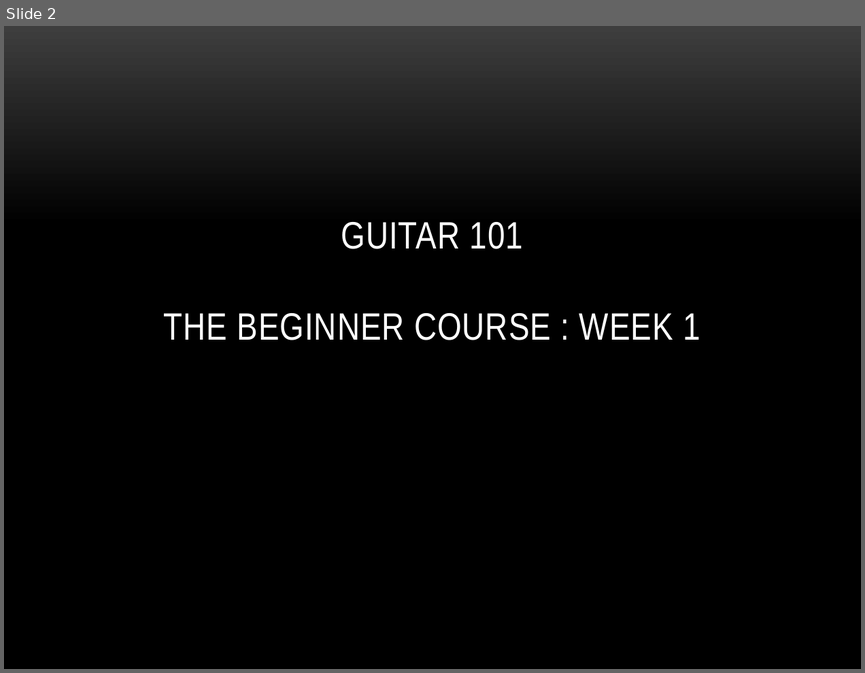
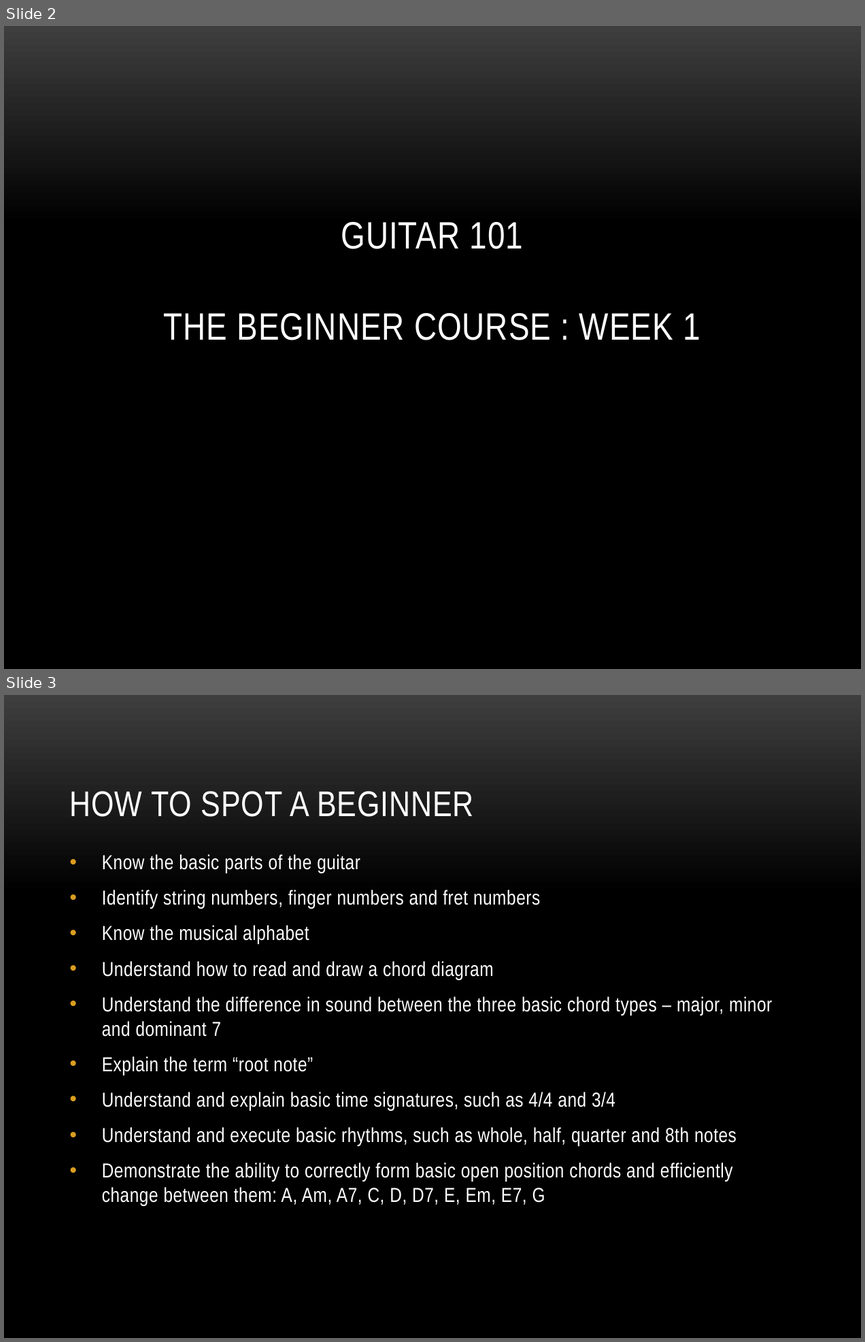
Before and after one commit to GrejSegura/datasciencecoursera, a slide deck: Assignments_Quizzes/Guitar Lessons/week 1/Week 1 v1.pptx. Shown one above the other, each under a label of ours: slide 2 before the commit, slides 2 and 3 after it. The pictures are 865x673 and 865x1342 pixels, drawn with LibreOffice and Linux fonts; fonts in the diff are those of the drawing; background and template pictures are left out. Boxes give left, top, right and bottom in pixels: in the first picture for what was removed or moved away, otherwise in the second. Text is boxed around its words. In the diff, an @@ line names an element or a change of style, - is before the commit and + after.

```diff
--- a/Assignments_Quizzes/Guitar Lessons/week 1/Week 1 v1.pptx
+++ b/Assignments_Quizzes/Guitar Lessons/week 1/Week 1 v1.pptx
@@ slide 3 added at (4,695,861,1338), background picture (left out) @@
@@ title added at (70,791,474,817), 30 pt, text #FFFFFF @@
+HOW TO SPOT A BEGINNER
@@ text added at (102,854,772,1206), 17 pt, text #FFFFFF @@
+• Know the basic parts of the guitar
+• Identify string numbers, finger numbers and fret numbers
+• Know the musical alphabet
+• Understand how to read and draw a chord diagram
+• Understand the difference in sound between the three basic chord types – major, minor and dominant 7
+• Explain the term “root note”
+• Understand and explain basic time signatures, such as 4/4 and 3/4
+• Understand and execute basic rhythms, such as whole, half, quarter and 8th notes
+• Demonstrate the ability to correctly form basic open position chords and efficiently change between them: A, Am, A7, C, D, D7, E, Em, E7, G
```
Also in this commit, not shown: 2 slides changed, 2 other slides added, 1 slide removed.
